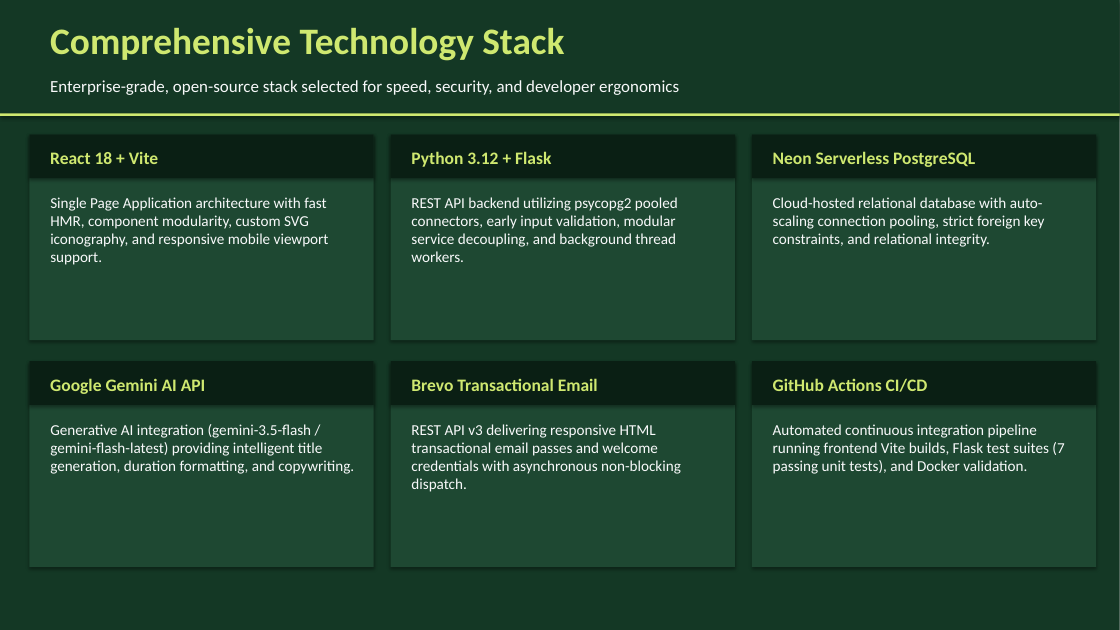
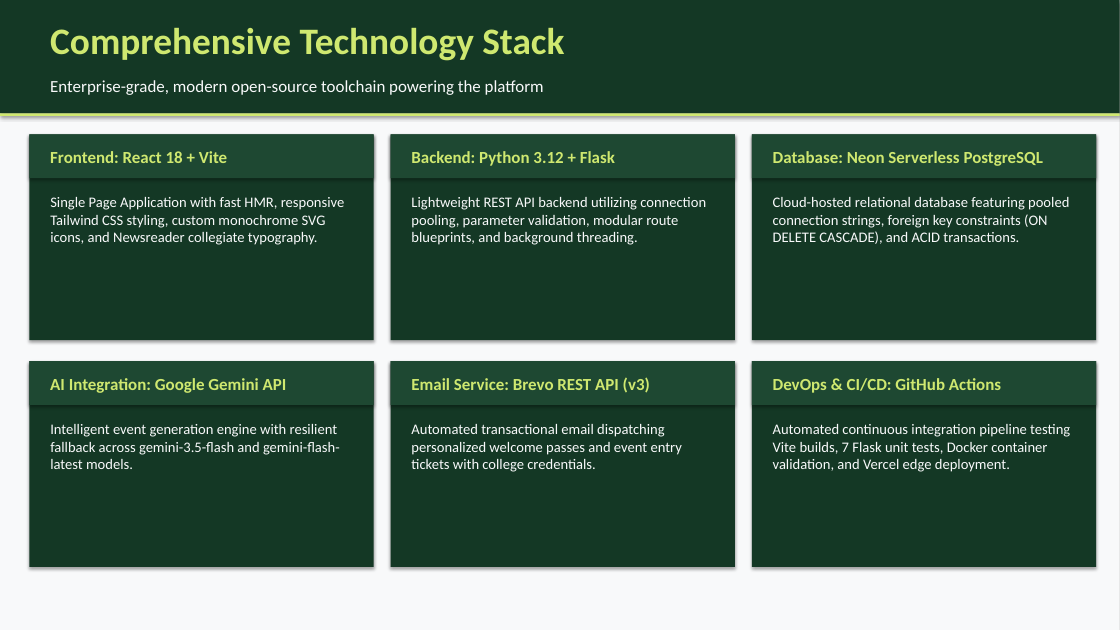
Before and after one commit to Abhi7Prajapathi/Events, a slide deck: slide 4 of CampusCircle_Presentation.pptx (slide 5 before the commit). Drawn at 1120x630 pixels with LibreOffice and Linux fonts; fonts in the diff are those of the drawing. Boxes give left, top, right and bottom in pixels: in the first picture for what was removed or moved away, otherwise in the second. Text is boxed around its words. In the diff, an @@ line names an element or a change of style, - is before the commit and + after.

```diff
--- a/CampusCircle_Presentation.pptx
+++ b/CampusCircle_Presentation.pptx
@@ rectangle at [0, 0, 1120, 630]: fill #143825 to #F8F9FA @@
@@ text at [50, 80, 544, 95]: text changed @@
-Enterprise-grade, open-source stack selected for speed, security, and developer ergonomics
+Enterprise-grade, modern open-source toolchain powering the platform
@@ text at [50, 151, 227, 163]: text changed; size 15 to 14.5 pt @@
-React 18 + Vite
+Frontend: React 18 + Vite
@@ text at [411, 151, 615, 166]: text changed; size 15 to 14.5 pt @@
-Python 3.12 + Flask
+Backend: Python 3.12 + Flask
@@ text at [773, 151, 1043, 166]: text changed; size 15 to 14.5 pt @@
-Neon Serverless PostgreSQL
+Database: Neon Serverless PostgreSQL
@@ text at [50, 197, 345, 245]: text changed; size 13 to 12.5 pt @@
-Single Page Application architecture with fast HMR, component modularity, custom SVG iconography, and responsive mobile viewport support.
+Single Page Application with fast HMR, responsive Tailwind CSS styling, custom monochrome SVG icons, and Newsreader collegiate typography.
@@ text at [411, 197, 706, 245]: text changed; size 13 to 12.5 pt @@
-REST API backend utilizing psycopg2 pooled connectors, early input validation, modular service decoupling, and background thread workers.
+Lightweight REST API backend utilizing connection pooling, parameter validation, modular route blueprints, and background threading.
@@ text at [773, 197, 1069, 244]: text changed; size 13 to 12.5 pt @@
-Cloud-hosted relational database with auto-scaling connection pooling, strict foreign key constraints, and relational integrity.
+Cloud-hosted relational database featuring pooled connection strings, foreign key constraints (ON DELETE CASCADE), and ACID transactions.
@@ fill #0A1F14 to #1E4832 in 6 elements at [391, 134, 735, 178], [752, 134, 1096, 178], [391, 361, 735, 405], [752, 361, 1096, 405], [29, 134, 374, 178], [29, 361, 374, 405] @@
@@ text at [50, 378, 287, 393]: text changed; size 15 to 14.5 pt @@
-Google Gemini AI API
+AI Integration: Google Gemini API
@@ text at [411, 377, 650, 393]: text changed; size 15 to 14.5 pt @@
-Brevo Transactional Email
+Email Service: Brevo REST API (v3)
@@ fill #1E4832 to #143825 in 6 elements at [29, 134, 374, 340], [391, 134, 735, 340], [752, 134, 1096, 340], [29, 361, 374, 567], [391, 361, 735, 567], [752, 361, 1096, 567] @@
@@ text at [773, 378, 1001, 393]: text changed; size 15 to 14.5 pt @@
-GitHub Actions CI/CD
+DevOps & CI/CD: GitHub Actions
@@ text at [50, 424, 340, 469]: text changed; size 13 to 12.5 pt @@
-Generative AI integration (gemini-3.5-flash / gemini-flash-latest) providing intelligent title generation, duration formatting, and copywriting.
+Intelligent event generation engine with resilient fallback across gemini-3.5-flash and gemini-flash-latest models.
@@ text at [411, 424, 682, 472]: text changed; size 13 to 12.5 pt @@
-REST API v3 delivering responsive HTML transactional email passes and welcome credentials with asynchronous non-blocking dispatch.
+Automated transactional email dispatching personalized welcome passes and event entry tickets with college credentials.
@@ text at [773, 424, 1070, 472]: text changed; size 13 to 12.5 pt @@
-Automated continuous integration pipeline running frontend Vite builds, Flask test suites (7 passing unit tests), and Docker validation.
+Automated continuous integration pipeline testing Vite builds, 7 Flask unit tests, Docker container validation, and Vercel edge deployment.
```
Also in this commit, not shown: 2 other slides changed, 5 slides added, 12 slides removed, 1 other file.
